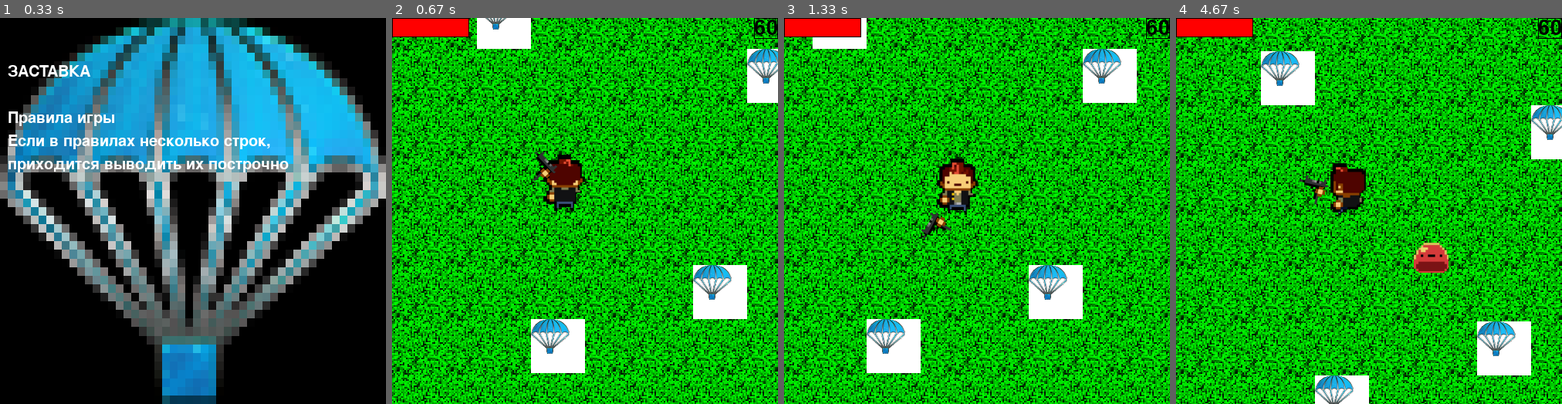
Above: before the commit, frames 1-4 (left to right).
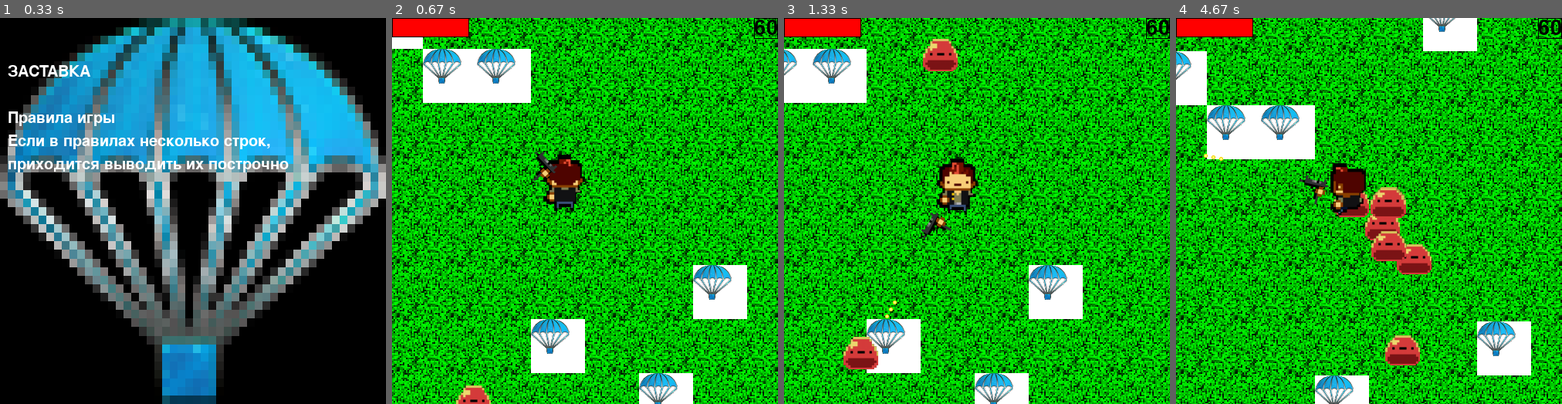
Above: after the commit, the same moments.

Repository: Alexhappytim/PyGame_YAndex
Game: pygame game, started from main.py
Same seed, same stepped clock (60 frames per second), same inputs: the game is played once before the commit and once after it.
Inputs (mouse positions are in pixels of both pictures, inside the frame that each line leads up to):
- Up to frame 1 (0.33 s): no input
- Up to frame 2 (0.67 s): tap Space at 0.33 s
- Up to frame 3 (1.33 s): press the mouse at (1015, 295) at 0.7 s; move the mouse to (934, 226) at 0.8 s; release the mouse at (857, 153) at 0.93 s; hold D from 1 s (still down); click (857, 299) at 1.08 s
- Up to frame 4 (4.67 s): release D at 1.47 s; hold W 1.5-1.8 s; click (1415, 245) at 1.58 s; hold D 1.83-2.3 s; click (1276, 133) at 1.92 s; hold A 2.33-2.87 s; click (1372, 253) at 2.42 s; hold S 2.9-3.2 s; click (1515, 357) at 2.98 s; press the mouse at (1407, 295) at 3.27 s; move the mouse to (1438, 238) at 3.37 s; release the mouse at (1469, 176) at 3.5 s; hold A 3.57-3.97 s; click (1504, 311) at 3.65 s; press the mouse at (1407, 295) at 4.03 s; move the mouse to (1426, 218) at 4.13 s; release the mouse at (1450, 141) at 4.27 s; hold W from 4.33 s (still down); click (1249, 160) at 4.42 s

Frame 1 is identical in both runs. In frame 2, 7.9% of the frame differs, in the area x 0-100%, y 0-100%; in frame 3, 7.9%; in frame 4, 13%, in the area x 0-100%, y 0-90%.

Commit message:
kill enemy

Diff:
--- a/Enemy.py
+++ b/Enemy.py
@@ -1,10 +1,14 @@
 import random
+
 from sprites import *
 from constant import *
 
+enemy_sprites = pygame.sprite.Group()
 
-class Enemy:
+
+class Enemy(pygame.sprite.Sprite):
     def __init__(self, pos_x, pos_y):
+        super().__init__(enemy_sprites)
         self.x, self.y = pos_x, pos_y
         print(pos_x, pos_y)
         while pos_x - width // 2 < self.x < pos_x + width // 2 and pos_y - height // 2 < self.y < pos_y + height // 2:
@@ -13,15 +17,14 @@
 
         self.start_x = self.x
         self.start_y = self.y
-        self.sprite = [
-            AnimatedSprite(load_image("animation/enemy/front.png"), 2, 1, self.x,
-                           self.y),
-        ]
-        self.rect = self.sprite[0].rect.move(self.x, self.y)
-        self.prev_sprite = 2
+        self.sprite = AnimatedSprite(load_image("animation/enemy/front.png"), 2, 1, self.x, self.y)
+        self.rect = self.sprite.rect.move(self.x, self.y)
+        self.mask = pygame.mask.from_surface(self.sprite.image)
+
         self.speed = 4
         self.error = 2
         self.go = 50
+        self.health = 10
 
     def update(self, x, y):
         args = [[]]
@@ -45,7 +48,10 @@
             self.x += int(random.randrange(self.speed - self.error, self.speed + self.error) * koef)
         if "w" in args[0]:
             self.y -= int(random.randrange(self.speed - self.error, self.speed + self.error) * koef)
-        for i in self.sprite:
-            i.pos = (self.x, self.y)
-
-        self.rect = pygame.rect.Rect(self.x, self.y, self.rect.w, self.rect.h)
+        self.sprite.pos = (self.x, self.y)
+        self.rect = self.sprite.rect
+        # self.rect = pygame.rect.Rect(self.x, self.y, self.rect.w, self.rect.h)
+        if self.health < 1:
+            print(self.health)
+            self.sprite.kill()
+            self.kill()
--- a/bullet.py
+++ b/bullet.py
@@ -1,6 +1,29 @@
-class Bullet:
-    def __init__(self):
-        pass
+from sprites import *
+from constant import *
+from Enemy import *
+
+bullet_sprites = pygame.sprite.Group()
+
+
+class Bullet(pygame.sprite.Sprite):
+    image = load_image("decoration/bullet_1.png")
+    pygame.transform.scale(image, (10, 10))
+
+    def __init__(self, x, y, rect):
+        super().__init__(bullet_sprites)
+        self.speed_x = x * 10
+        self.speed_y = -y * 10
+        self.image = Bullet.image
+        self.rect = self.image.get_rect()
+        self.rect.x, self.rect.y = (width // 2 - rect.w // 2 + self.rect.w * x * 10, height // 2 - rect.h // 2 - self.rect.h * y * 10)
+        self.mask = pygame.mask.from_surface(self.image)
 
     def update(self):
-        pass
+        self.rect.x, self.rect.y = (self.rect.x + self.speed_x, self.rect.y + self.speed_y)
+        for enemy in enemy_sprites:
+            if pygame.sprite.collide_mask(self, enemy):
+                print(len(bullet_sprites), enemy.health)
+                enemy.health -= 1
+                self.kill()
+        if self.rect.x > width or self.rect.x < 0 or self.rect.y > height or self.rect.y < 0:
+            self.kill()
--- a/data/level/first.txt
+++ b/data/level/first.txt
@@ -1,11 +1,8 @@
-...............
-..@............
-....#..........
-.#........#....
-...............
-.......#.......
-#.............#
-...............
-#.......#......
-.....#.........
-............#..
+.........
+..@......
+....#....
+.#.......
+...#.....
+.......#.
+#.......#
+.........
--- a/gun.py
+++ b/gun.py
@@ -1,6 +1,7 @@
 import math
 from sprites import *
 from constant import *
+from bullet import *
 
 start_x, start_y = None, None
 
@@ -40,12 +41,22 @@
         else:
             self.frame += 1
 
-    def update(self, args, x, y, is_rolling):
+    def update(self, args, rect, is_rolling):
         if "LMB" in args:
             if self.cur_sprite:
                 self.set_sprite(0)
             else:
                 self.set_sprite(1)
+
+            x1, y1 = pygame.mouse.get_pos()
+            # print(x1, y1)
+            x1 += (rect.x - width // 2 + 50)
+            y1 += (rect.y - height // 2 + 50)
+            dx = x1 + 12 - self.x
+            dy = y1 + 12 - self.y
+            angle = math.degrees(math.atan2(-dy, dx) % (2 * math.pi))
+            # print(angle, math.cos(angle * math.pi / 180), math.sin(angle * math.pi / 180))
+            Bullet(math.cos(angle * math.pi / 180), math.sin(angle * math.pi / 180), rect)
         else:
             self.set_sprite(0)
         if is_rolling:
@@ -57,8 +68,8 @@
             self.set_sprite(self.cur_sprite)
             x1, y1 = pygame.mouse.get_pos()
             # print(x1, y1)
-            x1 += (x - width // 2 + 50)
-            y1 += (y - height // 2 + 50)
+            x1 += (rect.x - width // 2 + 50)
+            y1 += (rect.y - height // 2 + 50)
             dx = x1 + 12 - self.x
             dy = y1 + 12 - self.y
             angle = math.degrees(math.atan2(-dy, dx) % (2 * math.pi))
@@ -67,10 +78,10 @@
                 i.rot_flip = 90 <= abs(angle) <= 270
             self.hand_sprite.angle = -angle
 
-            self.x = x + self.delta[0]
-            self.y = y + self.delta[1]
-            self.gun_x = x + self.delta[0]
-            self.gun_y = y + self.delta[1]
+            self.x = rect.x + self.delta[0]
+            self.y = rect.y + self.delta[1]
+            self.gun_x = rect.x + self.delta[0]
+            self.gun_y = rect.y + self.delta[1]
             self.hand_sprite.pos = pygame.math.Vector2(self.x, self.y)
             for i in self.gun_sprite:
                 i.pos = pygame.math.Vector2(self.gun_x, self.gun_y)
--- a/main.py
+++ b/main.py
@@ -5,6 +5,7 @@
 import random
 from constant import *
 from strart_screen import *
+from bullet import *
 
 
 pygame.init()
@@ -37,9 +38,9 @@
         obj.rect.x = width // 2 + (obj.start_x - start_x) - (player.x - start_x)
         obj.rect.y = height // 2 + (obj.start_y - start_y) - (player.y - start_y)
         while obj.rect.x + obj.rect.w < 0:
-            obj.rect.x += level_x * tile_width
+            obj.rect.x += (level_x + 1) * tile_width
         while obj.rect.y + obj.rect.h < 0:
-            obj.rect.y += level_y * tile_height
+            obj.rect.y += (level_y + 1) * tile_height
         while obj.rect.x > width:
             obj.rect.x -= level_x * tile_width + tile_width
         while obj.rect.y > height:
@@ -67,9 +68,8 @@
 if start:
     start_screen()
     running = True
-    enemy = []
-    for i in range(1):
-        enemy.append(Enemy(start_x, start_y))
+    for i in range(10):
+        Enemy(start_x, start_y)
     player = Player(start_x, start_y)
     screen.fill(pygame.Color('white'))
     all_sprites.update()
@@ -78,8 +78,8 @@
     for sprite in all_sprites:
         if sprite not in tiles_group.sprites():
             camera.apply(sprite)
-    for sprite in tiles_group:
-        camera.apply_tiles(sprite)
+        else:
+            camera.apply_tiles(sprite)
     while running:
         # screen.fill(pygame.Color('white'))
         for event in pygame.event.get():
@@ -101,8 +101,8 @@
         if pygame.mouse.get_pressed()[0]:
             ar.append("LMB")
         ar = player.update(ar)
-        for i in enemy:
-            i.update(player.x, player.y)
+        for enemy in enemy_sprites:
+            enemy.update(player.x, player.y)
         camera.update(player)
         if len(ar) - ar.count('LMB') > 0:
             for sprite in tiles_group:
@@ -127,9 +127,12 @@
         # pygame.draw.circle(screen, (255, 0, 0), [int(i) for i in player.gun.hand_sprite.pos], 3)
         all_sprites.draw(screen)
         all_sprites.update()
+        bullet_sprites.update()
+        bullet_sprites.draw(screen)
         draw_FPS(screen, round(clock.get_fps()))
         player.draw_health(screen)
         clock.tick(FPS)
         pygame.display.flip()
+        print('enemy', len(enemy_sprites))
 else:
     print('Не подходит')
--- a/player.py
+++ b/player.py
@@ -162,7 +162,7 @@
         for i in self.sprite:
             i.pos = (self.x, self.y)
         self.rect = pygame.rect.Rect(self.x, self.y, self.rect.w, self.rect.h)
-        self.gun.update(args[0], self.x, self.y, self.roll)
+        self.gun.update(args[0], self.rect, self.roll)
         return args[0]
 
     def draw_health(self, screen):
--- a/testing_code.py
+++ b/testing_code.py
@@ -12,10 +12,10 @@
 class Particle(pygame.sprite.Sprite):
     # сгенерируем частицы разного размера
     fire = [load_image("animation/death/blood.png")]
-    fire = [load_image("decoration/bullet.png")]
+    fire = [load_image("decoration/bullet_1.png")]
 
-    for scale in (4, 5, 10):
-        fire.append(pygame.transform.scale(fire[0], (scale * 2, scale)))
+    for scale in (10, 10):
+        fire.append(pygame.transform.scale(fire[0], (scale, scale)))
 
     def __init__(self, pos, dx, dy):
         super().__init__(all_sprites)
Binary file added: data/decoration/bullet_1.png
